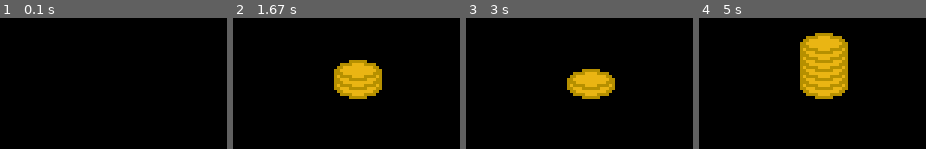
Above: before the commit, frames 1-4 (left to right).
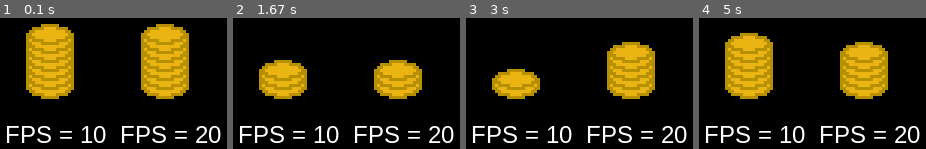
Above: after the commit, the same moments.

Repository: lee-suddaby/pygame-anigif
Game: pygame game, started from AniGif Example.py
Two runs of this game, one before a commit and one after it. Both use one fixed random seed, a clock stepped at 60 frames per second and the inputs below.
Inputs:
- Up to frame 1 (0.1 s): no input
- Up to frame 2 (1.67 s): no input
- Up to frame 3 (3 s): no input
- Up to frame 4 (5 s): no input

The runs differ from the first frame. In frame 1, 26% of the frame differs, in the area x 3-98%, y 4-96%; in frame 2, 19%; in frame 3, 19%; in frame 4, 29%, in the area x 3-98%, y 11-96%.

Commit message:
Custom fps in gif

Diff:
--- a/AniGif Example.py
+++ b/AniGif Example.py
@@ -4,16 +4,19 @@
 pygame.init()
 clock = pygame.time.Clock()
 
-height = 360
-width = 936
-
-imagesCA = [" "] * 12
+imagesCA = [""] * 12
 for counter in range(12):
     imagesCA[counter] = "frames/coin_frame_" + str(counter+1) + ".png"
 
-coin = AnimatedGif(100,100,96,96,imagesCA) #Two coin animations at the bottom-left and bottom-right corners of the screen
+coin1 = AnimatedGif(25,100,96,96,imagesCA, 10)
+coin2 = AnimatedGif(140,100,96,96,imagesCA, 20)
+
+font_fps = pygame.font.SysFont('Arial', 24)
+font1 = font_fps.render("FPS = 10", True, (255,255,255))
+font2 = font_fps.render("FPS = 20", True, (255,255,255))
 
 screen = pygame.display.set_mode([250,250])
+pygame.display.set_caption("AniGif Example")
 screen.fill((0,0,0))
 running = True
 
@@ -23,8 +26,12 @@
             running = False
 
     screen.fill((0,0,0))
-    screen.blit(coin.getCurFrame(), [coin.gif_x,coin.gif_y])
-    clock.tick(10)
+    screen.blit(coin1.getCurFrame(), [coin1.x,coin1.y])
+    screen.blit(coin2.getCurFrame(), [coin2.x,coin2.y])
+    screen.blit(font1, [25, 200])
+    screen.blit(font2, [140, 200])
+
+    clock.tick(25)
     pygame.display.flip() #Update display
 
 pygame.quit()
--- a/anigif/anigif.py
+++ b/anigif/anigif.py
@@ -1,27 +1,26 @@
 import numpy as np
 import pygame
 
-#------------------------------AnimatedGif Class------------------------------
 #Custom object containing data for displaying an animated GIF
 #Created as python is not very friendly when it comes to interacting with animated GIFs
 class AnimatedGif:
-    #Constructor - Should be relatively self-explanatory. new_paths is an array of file paths as strings
-    def __init__(self, new_x, new_y, new_w, new_h, new_paths):
+    def __init__(self, new_x, new_y, new_w, new_h, new_paths, new_fps=10):
         self.frameCounter = 0 #Index of frame array that contains the next image to be displayed
-        self.gif_x = new_x
-        self.gif_y = new_y
-        self.gif_w = new_w
-        self.gif_h = new_h
+        self.x = new_x
+        self.y = new_y
+        self.w = new_w
+        self.h = new_h
+        self.fps = new_fps #FPS = Frames per Second
+        self.time_dif = int(1000/self.fps)
+        self.init_ticks = pygame.time.get_ticks()
         self.noOfFrames = len(new_paths)
         self.framePaths = np.array(new_paths) #Array of string, to store the file paths
         self.frames = np.array([None] * self.noOfFrames) #Array of pygame Surface objects, to store the actual graphical frames
         for n in range(self.noOfFrames):
-            self.frames[n] = pygame.transform.scale(pygame.image.load(new_paths[n]), [self.gif_w, self.gif_h])
+            self.frames[n] = pygame.transform.scale(pygame.image.load(new_paths[n]), [self.w, self.h])
 
-    #Return next frame of the GIF to be displayed
-    #Set to loop the GIF indefinitely
+    #Return frame of the GIF to be displayed at any given moment, based on ticks (i.e. time) and fps of the gif
+    #The GIF loops indefinitely
     def getCurFrame(self):
-        self.frameCounter = self.frameCounter + 1
-        if self.frameCounter  >= self.noOfFrames:
-            self.frameCounter = 0 #Play GIF from beginning as frame cycle completed
+        self.frameCounter = int((pygame.time.get_ticks() - self.init_ticks) / self.time_dif) % self.noOfFrames
         return self.frames[self.frameCounter]
